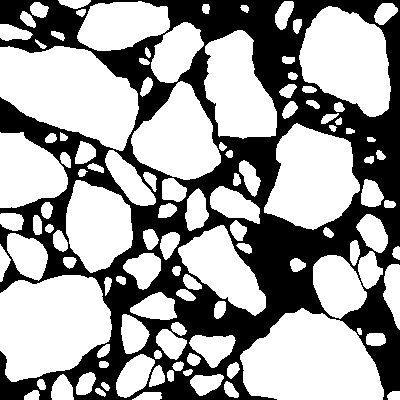
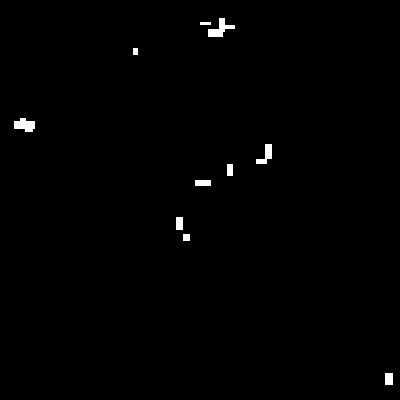
Revision of a layered (400, 400) image; what changed, layer by layer:
added layer "water" above "water samples" over bbox(0, 0, 400, 400)
added layer "water samples" above "ice floes" over bbox(14, 18, 393, 385)
hid "ice floes" (1st of 2) over bbox(0, 0, 400, 400)
